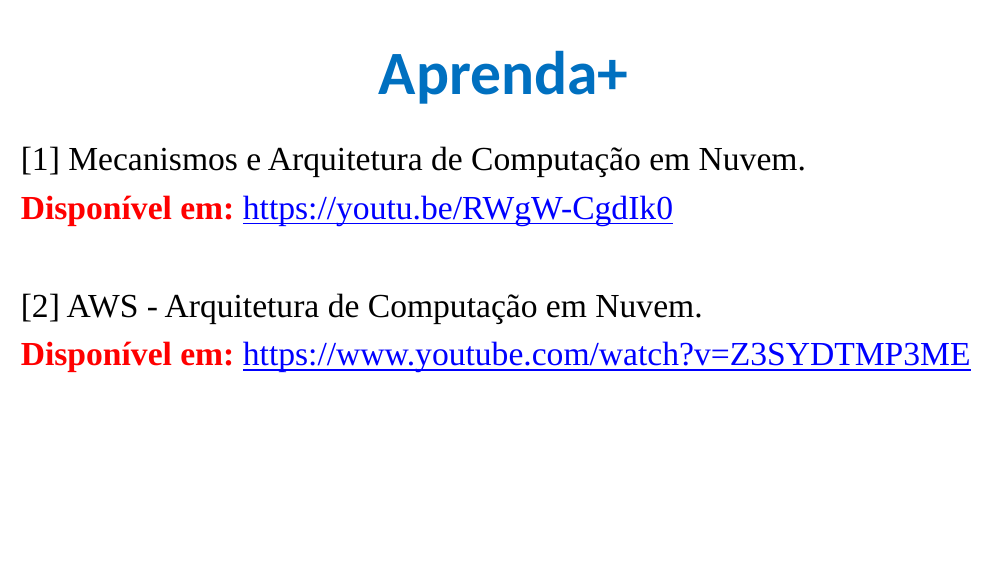
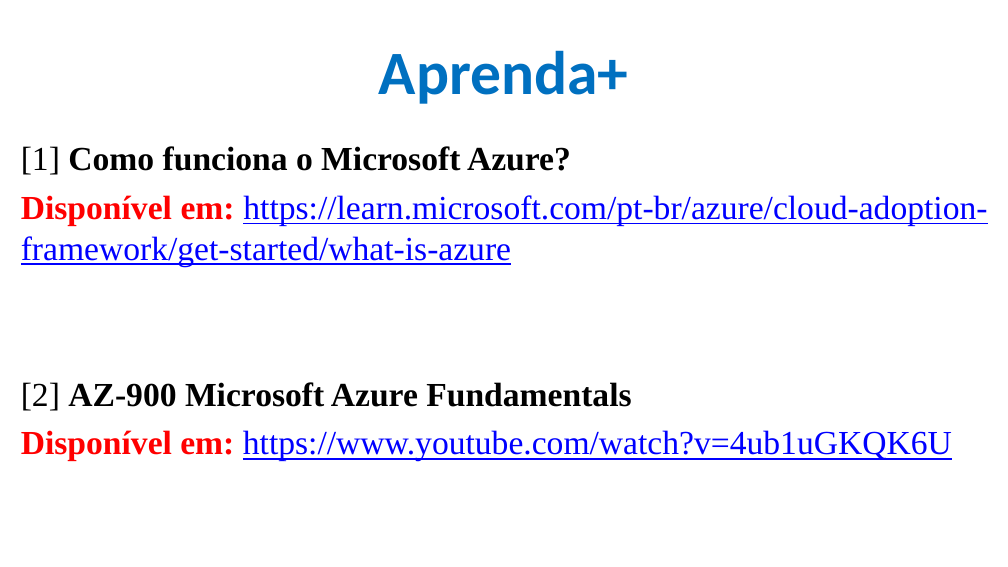
Before and after one commit to CloudEducationBrazil/WydenComputacaoNuvemWebServicesLinux, a slide deck: slide 7 of 01 Classes/Aula 07 - Computação em Nuvem e Web Services em Linux Cloud AZURE.pptx (slide 5 before the commit). Drawn at 1008x567 pixels with LibreOffice and Linux fonts; fonts in the diff are those of the drawing; background and template pictures are left out. Boxes give left, top, right and bottom in pixels: in the first picture for what was removed or moved away, otherwise in the second. Text is boxed around its words. In the diff, an @@ line names an element or a change of style, - is before the commit and + after.

Commit message:
Aula 07 Cloud Computer 13042023

```diff
--- a/01 Classes/Aula 07 - Computação em Nuvem e Web Services em Linux Cloud AZURE.pptx
+++ b/01 Classes/Aula 07 - Computação em Nuvem e Web Services em Linux Cloud AZURE.pptx
@@ text at (21, 146, 987, 461): text changed; text colour #000000 to #0000FF @@
-[1] Mecanismos e Arquitetura de Computação em Nuvem.
-Disponível em: https://youtu.be/RWgW-CgdIk0
-[2] AWS - Arquitetura de Computação em Nuvem.
-Disponível em: https://www.youtube.com/watch?v=Z3SYDTMP3ME
+[1] Como funciona o Microsoft Azure?
+Disponível em: https://learn.microsoft.com/pt-br/azure/cloud-adoption-framework/get-started/what-is-azure
+[2] AZ-900 Microsoft Azure Fundamentals
+Disponível em: https://www.youtube.com/watch?v=4ub1uGKQK6U
```
Also in this commit, not shown: 4 other slides changed, 3 slides added, 1 slide removed, 1 other file.
